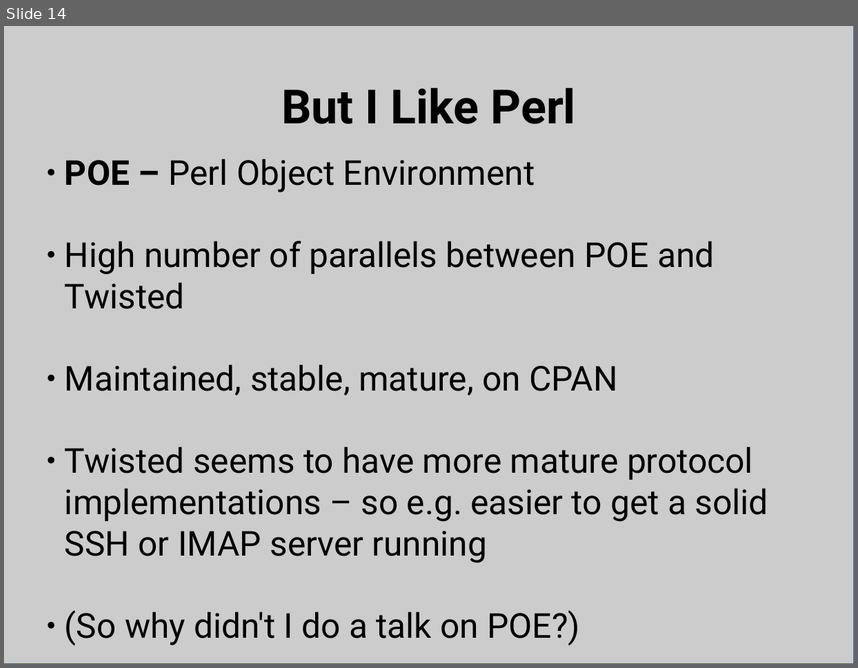
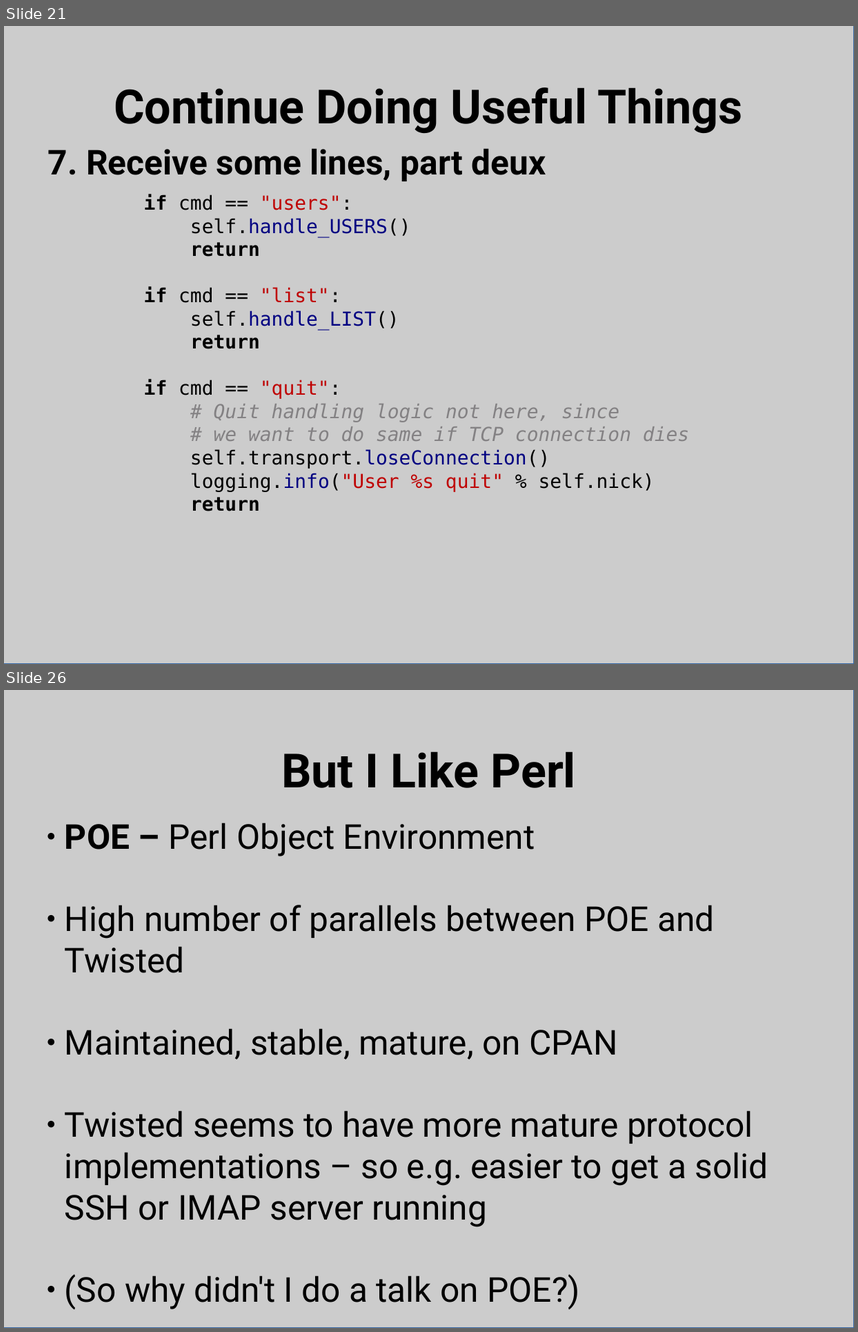
Before and after one commit to bpetering/linuxsa-talk-twisted, a slide deck: twisted_talk.odp. Shown one above the other, each under a label of ours: slide 14 before the commit, slides 21 and 26 after it; the slides between them are not shown. The pictures are 858x668 and 858x1332 pixels, drawn with LibreOffice and Linux fonts; fonts in the diff are those of the drawing. Boxes give left, top, right and bottom in pixels: in the first picture for what was removed or moved away, otherwise in the second. Text is boxed around its words. In the diff, an @@ line names an element or a change of style, - is before the commit and + after.

```diff
--- a/twisted_talk.odp
+++ b/twisted_talk.odp
@@ slide 21 added at box(4, 26, 854, 664), background #FFFFFF @@
@@ rectangle added at box(4, 26, 854, 664), fill #CCCCCC, outline #3465A4 0 pt @@
@@ title added at box(114, 87, 743, 133), 44 pt, text #000000, bold @@
+Continue Doing Useful Things
@@ text added at box(48, 148, 546, 181), 32 pt, text #000000, bold @@
+7. Receive some lines, part deux
@@ text added at box(144, 194, 689, 511), 18 pt, text #000000 @@
+if cmd == "users":
+self.handle_USERS()
+return
+if cmd == "list":
+self.handle_LIST()
+return
+if cmd == "quit":
+# Quit handling logic not here, since
+# we want to do same if TCP connection dies
+self.transport.loseConnection()
+logging.info("User %s quit" % self.nick)
+return
@@ what was slide 14 is now slide 26 @@
```
Also in this commit, not shown: 10 slides changed, 12 other slides added, 1 slide removed, 4 other files.
